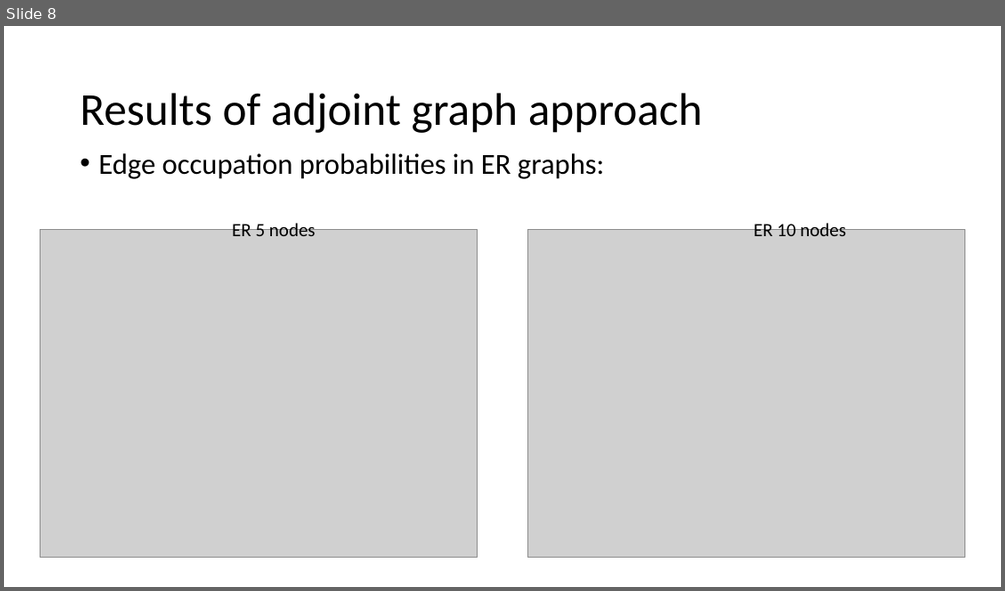
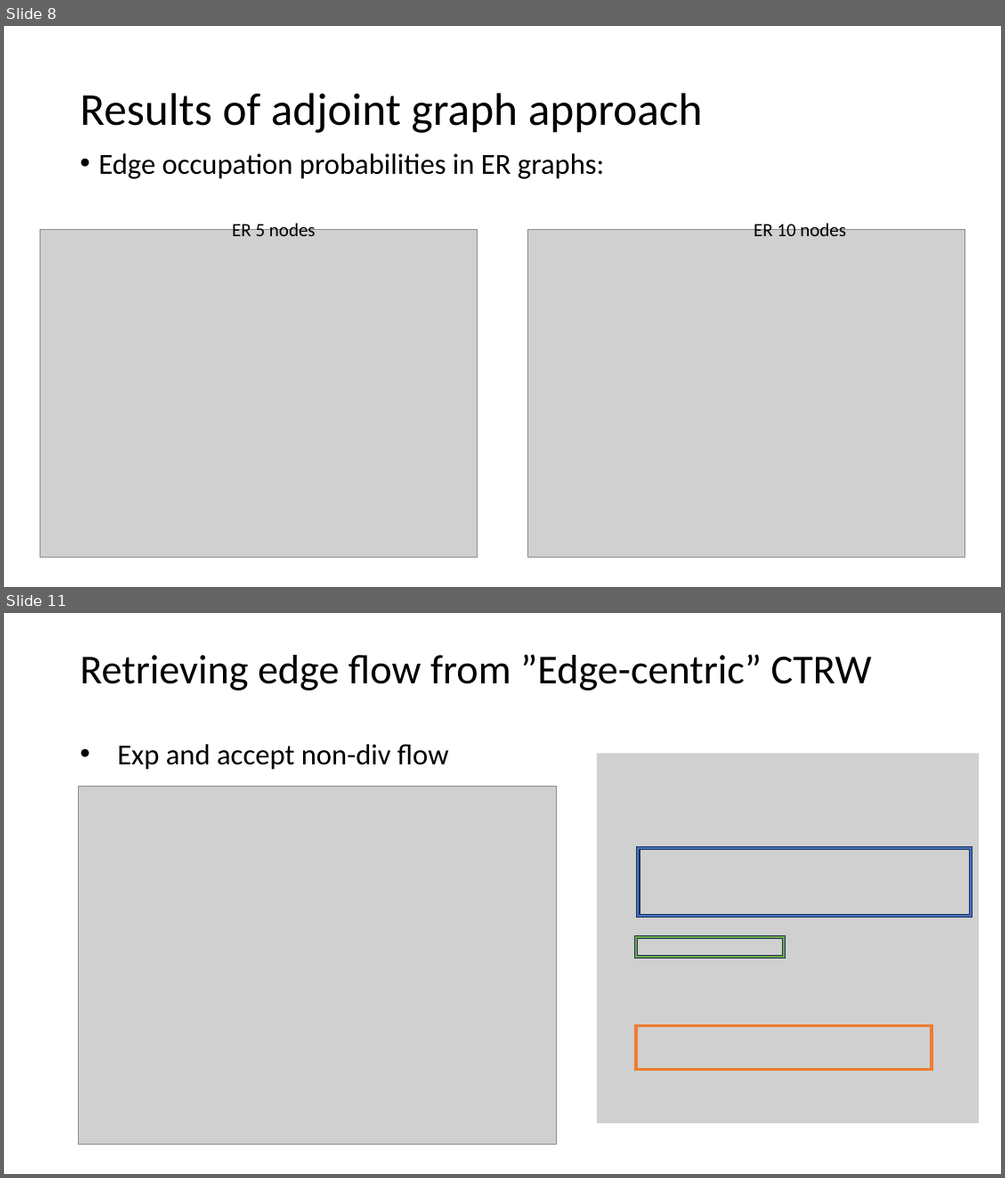
Before and after one commit to COSIN3-UOC/Hodge_decomposition, a slide deck: results_04_05.pptx. Shown one above the other, each under a label of ours: slide 8 before the commit, slides 8 and 11 after it; the slides between them are not shown. The pictures are 1005x591 and 1005x1178 pixels, drawn with LibreOffice and Linux fonts; fonts in the diff are those of the drawing; grey boxes stand for pictures. Boxes give left, top, right and bottom in pixels: in the first picture for what was removed or moved away, otherwise in the second. Text is boxed around its words. In the diff, an @@ line names an element or a change of style, - is before the commit and + after.

```diff
--- a/results_04_05.pptx
+++ b/results_04_05.pptx
@@ slide 11 added at [4,613,1001,1174], background #FFFFFF @@
@@ title added at [80,654,872,690], 39.6 pt, text #000000 @@
+Retrieving edge flow from ”Edge-centric” CTRW
@@ text added at [117,744,449,770], 28 pt, text #000000 @@
+• Exp and accept non-div flow
@@ picture added at [597,753,979,1123] @@
@@ picture added at [78,786,556,1144] @@
@@ frame added at [637,846,972,917], fill #4472C4, outline #1E3256 1 pt @@
@@ frame added at [635,936,785,957], fill #70AD47, outline #1E3256 1 pt @@
@@ frame added at [635,1024,933,1070], fill #ED7D31, outline #ED7D31 1 pt @@
```
Also in this commit, not shown: 1 slide changed, 8 other slides added, 12 other files.
